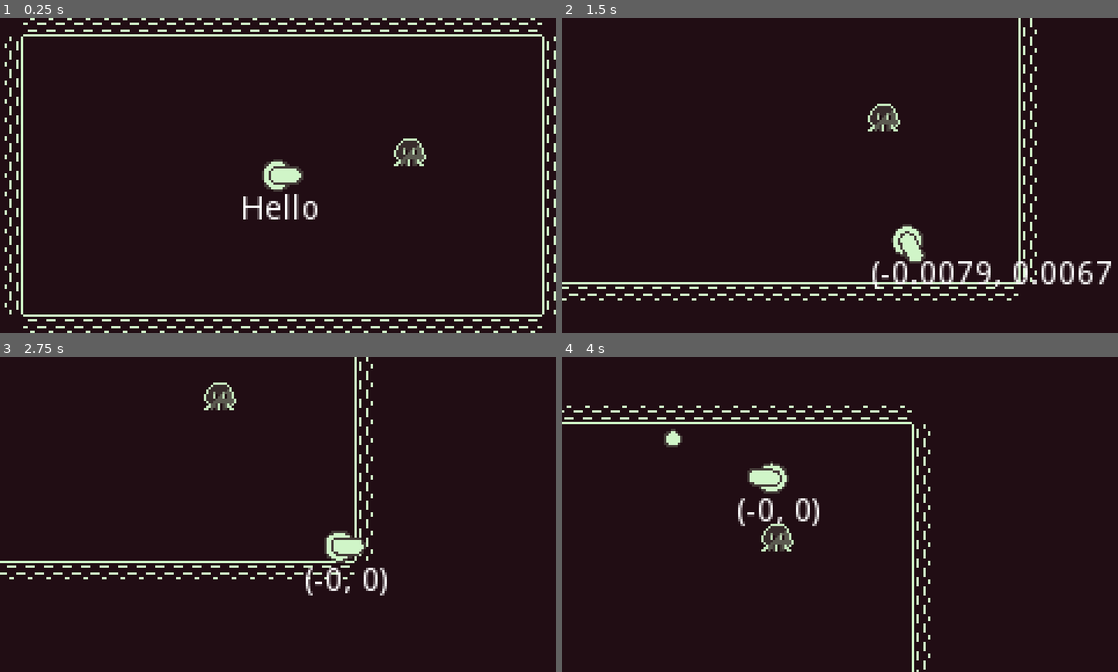
Above: before the commit, frames 1-4 (two rows, left to right).
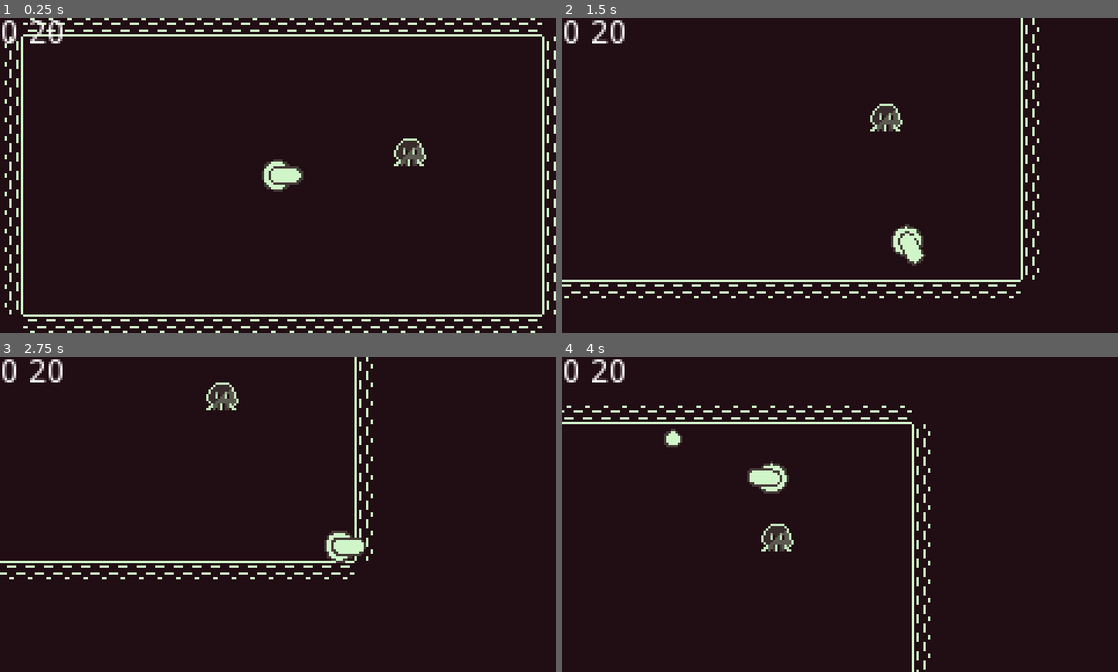
Above: after the commit, the same moments.

Repository: leafo/godot-game-1
Game: Godot game, scene res://Main.tscn
Same seed, same stepped clock (60 frames per second), same inputs: the game is played once before the commit and once after it.
Inputs:
- Up to frame 1 (0.25 s): no input
- Up to frame 2 (1.5 s): tap Enter (ui_accept) at 0.5, 0.77 s; hold Right (ui_right) 0.53-1.28 s; hold Down (ui_down) from 1.28 s (still down)
- Up to frame 3 (2.75 s): tap Enter (ui_accept) at 1.52 s; release Down (ui_down) at 2.03 s; hold Right (ui_right) from 2.03 s (still down)
- Up to frame 4 (4 s): release Right (ui_right) at 2.78 s; hold Up (ui_up) 2.78-3.53 s; tap Enter (ui_accept) at 3.02, 3.77 s; hold Left (ui_left) from 3.53 s (still down)

The runs differ from the first frame. In frame 1, 0.8% of the frame differs, in the area x 0-58%, y 0-64%; in frame 2, 6.1%, in the area x 0-99%, y 0-90%; in frame 3, 1.1%; in frame 4, 0.8%.

Commit message:
camera shakes

Diff:
--- /dev/null
+++ b/Camera2D.gd
@@ -0,0 +1,14 @@
+extends Camera2D
+
+export var shake_amount = 0.0
+export var shake_speed = 1.0
+
+var elapsed = 0
+
+func _process(delta):
+	if shake_amount > 0:
+		elapsed += delta * shake_speed * 10
+		offset = Vector2(
+			shake_amount * sin(1 + elapsed),
+			shake_amount * sin(1.4 + elapsed * 1.2)
+		)
--- a/Main.tscn
+++ b/Main.tscn
@@ -5,7 +5,7 @@
 [ext_resource path="res://Player.tscn" type="PackedScene" id=3]
 [ext_resource path="res://Enemy.tscn" type="PackedScene" id=4]
 
-[node name="Main" type="Node" index="0"]
+[node name="Main" type="Node"]
 
 script = ExtResource( 1 )
 
@@ -40,3 +40,30 @@
 [node name="Enemy" parent="." index="2" instance=ExtResource( 4 )]
 
 position = Vector2( 174.377, 57.1989 )
+
+[node name="UI" type="CanvasLayer" parent="." index="3"]
+
+layer = 1
+offset = Vector2( 0, 0 )
+rotation = 0.0
+scale = Vector2( 1, 1 )
+transform = Transform2D( 1, 0, 0, 1, 0, 0 )
+
+[node name="Debug" type="Label" parent="UI" index="0"]
+
+anchor_left = 0.0
+anchor_top = 0.0
+anchor_right = 0.0
+anchor_bottom = 0.0
+margin_right = 40.0
+margin_bottom = 14.0
+rect_pivot_offset = Vector2( 0, 0 )
+rect_clip_content = false
+mouse_filter = 2
+mouse_default_cursor_shape = 0
+size_flags_horizontal = 1
+size_flags_vertical = 4
+text = "Hello world"
+percent_visible = 1.0
+lines_skipped = 0
+max_lines_visible = -1
--- a/Player.gd
+++ b/Player.gd
@@ -3,7 +3,7 @@
 var Bullet = preload("res://Bullet.tscn")
 
 const SPEED = 120
-const HIT_FORCE = 30
+const HIT_FORCE = 500
 
 var gun_direction = Vector2(1,0)
 var direction = Vector2(1,0)
@@ -56,6 +56,9 @@
 	var movement = Vector2()
 	var have_joystick = false
 
+	var debug = get_parent().get_node("UI/Debug")
+	debug.text = str(floor($Camera2D.shake_amount * 100)) + " " + str(floor($Camera2D.shake_speed * 100))
+
 	var joy_movement = Vector2(Input.get_joy_axis(0, JOY_AXIS_0), Input.get_joy_axis(0, JOY_AXIS_1))
 	if joy_movement.length_squared() > 0:
 		joy_movement = deadzone_normalize(joy_movement)
@@ -85,8 +88,6 @@
 		movement = direction * SPEED
 
 	if push_force.length_squared() != 0:
-		$Debug.text = str(push_force)
-		# print("dampening push force", push_force, Vector2(), push_force.linear_interpolate(Vector2(), 0.5 * delta))
 		movement += push_force
 		push_force = push_force.linear_interpolate(Vector2(), delta / 0.06)
 
@@ -98,13 +99,18 @@
 	gun_direction = merge_angles(gun_direction, direction, 0.1)
 
 func check_for_hits():
+	if just_hit:
+		return
+
 	for i in range(get_slide_count()):
 		var collision = get_slide_collision(i)
 		var object = collision.collider
 
 		if "Enemy" in object.get_groups():
 			just_hit = true
-			push_force = (position - object.position) * HIT_FORCE
+			$HitTimer.start()
+			$AnimationPlayer.play("CameraShake")
+			push_force = (position - object.position).normalized() * HIT_FORCE
 
 func _on_ShootTimer_timeout():
 	just_shot = false
--- a/Player.tscn
+++ b/Player.tscn
@@ -1,13 +1,45 @@
-[gd_scene load_steps=6 format=2]
+[gd_scene load_steps=8 format=2]
 
 [ext_resource path="res://Player.gd" type="Script" id=1]
 [ext_resource path="res://Circle.tscn" type="PackedScene" id=2]
 [ext_resource path="res://Capsule.tscn" type="PackedScene" id=3]
+[ext_resource path="res://Camera2D.gd" type="Script" id=4]
 
 [sub_resource type="RectangleShape2D" id=1]
 
 custom_solver_bias = 0.0
 extents = Vector2( 6, 6 )
+
+[sub_resource type="Animation" id=3]
+
+resource_name = "CameraShake"
+length = 1.0
+loop = false
+step = 0.1
+tracks/0/type = "value"
+tracks/0/path = NodePath("../Camera2D:shake_amount")
+tracks/0/interp = 1
+tracks/0/loop_wrap = false
+tracks/0/imported = false
+tracks/0/enabled = true
+tracks/0/keys = {
+"times": PoolRealArray( 0, 1 ),
+"transitions": PoolRealArray( 1, 1 ),
+"update": 0,
+"values": [ 5.0, 0.0 ]
+}
+tracks/1/type = "value"
+tracks/1/path = NodePath("../Camera2D:shake_speed")
+tracks/1/interp = 1
+tracks/1/loop_wrap = false
+tracks/1/imported = false
+tracks/1/enabled = true
+tracks/1/keys = {
+"times": PoolRealArray( 0, 1 ),
+"transitions": PoolRealArray( 1, 3.89272 ),
+"update": 0,
+"values": [ 4.0, 1.0 ]
+}
 
 [sub_resource type="Animation" id=2]
 
@@ -54,6 +86,7 @@
 
 [node name="Debug" type="Label" parent="." index="2"]
 
+visible = false
 anchor_left = 0.0
 anchor_top = 0.0
 anchor_right = 0.0
@@ -98,10 +131,13 @@
 editor_draw_screen = true
 editor_draw_limits = false
 editor_draw_drag_margin = false
+script = ExtResource( 4 )
 _sections_unfolded = [ "Drag Margin", "Smoothing" ]
 __meta__ = {
 "_edit_lock_": true
 }
+shake_amount = 0.0
+shake_speed = 0.2
 
 [node name="CollisionShape2D" type="CollisionShape2D" parent="." index="4"]
 
@@ -118,7 +154,7 @@
 [node name="HitTimer" type="Timer" parent="." index="6"]
 
 process_mode = 1
-wait_time = 0.5
+wait_time = 0.3
 one_shot = true
 autostart = false
 
@@ -129,6 +165,7 @@
 playback_process_mode = 1
 playback_default_blend_time = 0.0
 playback_speed = 1.0
+anims/CameraShake = SubResource( 3 )
 anims/Recoil = SubResource( 2 )
 blend_times = [  ]
 _sections_unfolded = [ "Playback Options" ]
